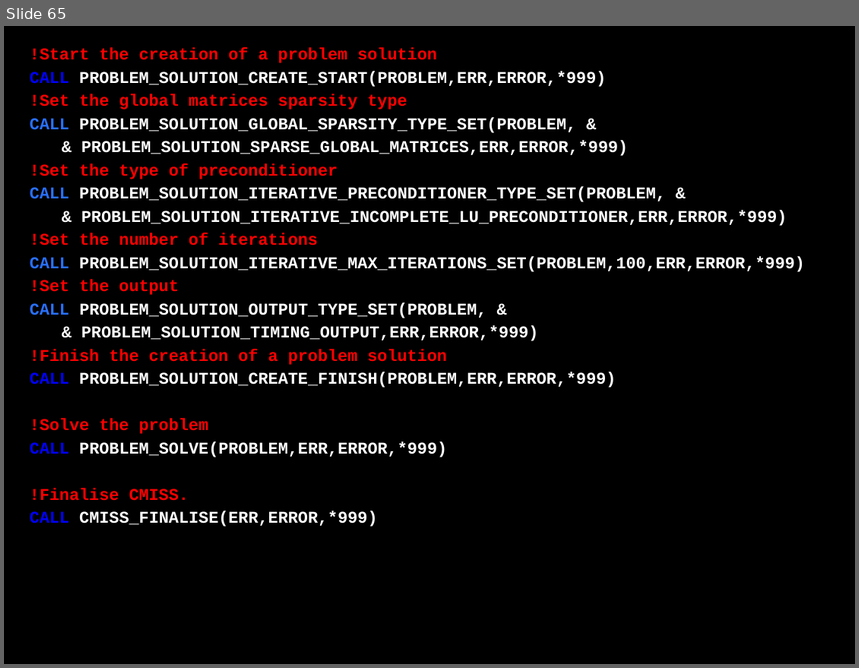
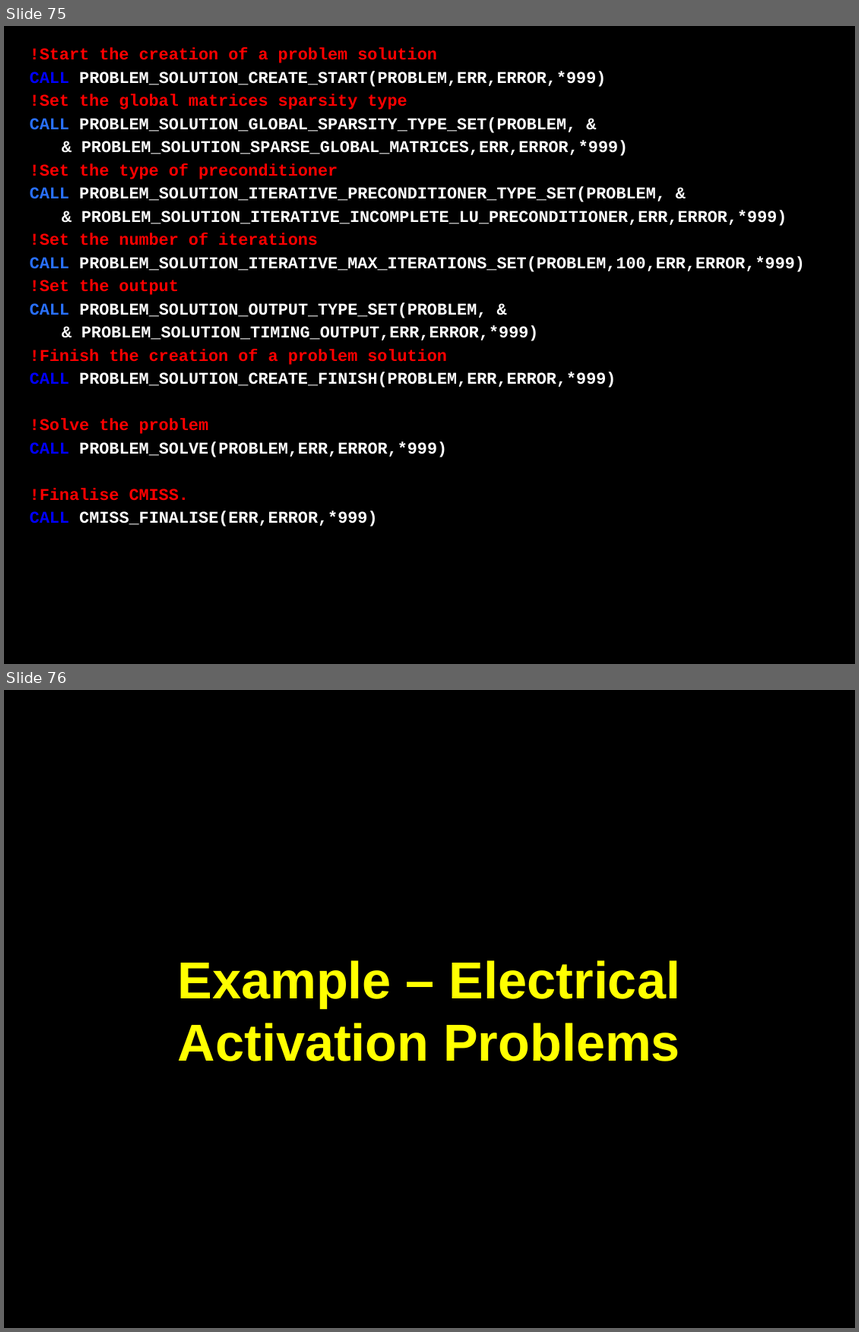
Before and after one commit to OpenCMISS/cm, a slide deck: doc/openCMISS.pptx. Shown one above the other, each under a label of ours: slide 65 before the commit, slides 75 and 76 after it. The pictures are 859x668 and 859x1332 pixels, drawn with LibreOffice and Linux fonts; fonts in the diff are those of the drawing. Boxes give left, top, right and bottom in pixels: in the first picture for what was removed or moved away, otherwise in the second. Text is boxed around its words. In the diff, an @@ line names an element or a change of style, - is before the commit and + after.

Commit message:
Updated openCMISS powerpoint presentation. Changes include: 1. Changes for regions, equations and problems 2. Block diagrams to show type structure 3. Additional slides for activation problems/CellML/FieldML

```diff
--- a/doc/openCMISS.pptx
+++ b/doc/openCMISS.pptx
@@ slide 76 added at <box>4,690,855,1328</box>, background #000000 @@
@@ title added at <box>178,961,680,1062</box>, 44 pt, text #FFFF00, bold @@
+Example – Electrical Activation Problems
@@ what was slide 65 is now slide 75 @@
```
Also in this commit, not shown: 9 slides changed, 21 other slides added.
